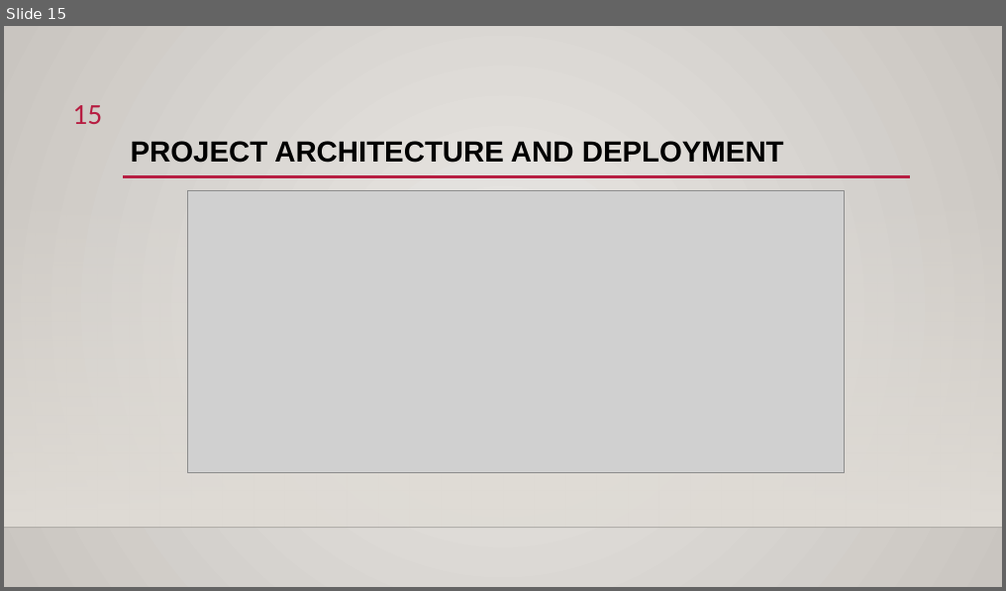
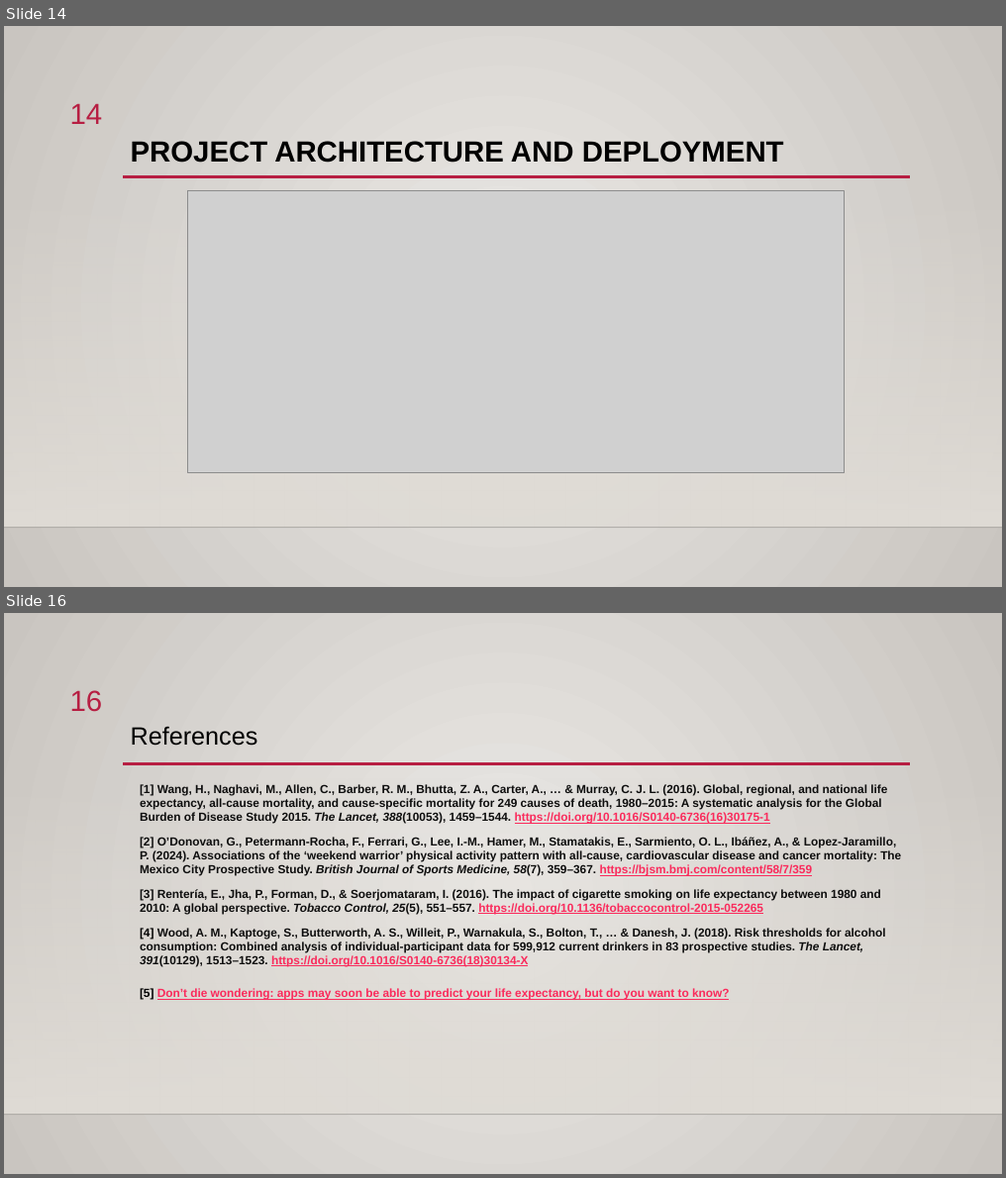
Before and after one commit to mahersalman/life-expectancy, a slide deck: Presentation.pptx. Shown one above the other, each under a label of ours: slide 15 before the commit, slides 14 and 16 after it; the slides between them are not shown. The pictures are 1006x591 and 1006x1178 pixels, drawn with LibreOffice and Linux fonts; fonts in the diff are those of the drawing; grey boxes stand for pictures; background and template pictures are left out. Boxes give left, top, right and bottom in pixels: in the first picture for what was removed or moved away, otherwise in the second. Text is boxed around its words. In the diff, an @@ line names an element or a change of style, - is before the commit and + after.

```diff
--- a/Presentation.pptx
+++ b/Presentation.pptx
@@ slide 16 added at (4, 613, 1002, 1174), background gradient #EBE9E6 to #C9C5C0; not listed: 3 template elements that a slide beside it also shows @@
@@ page number added at (70, 690, 103, 712), 28 pt, text #B71E42 @@
+16
@@ title added at (131, 726, 258, 746), 24 pt, text #000000 @@
+References
@@ text added at (140, 783, 901, 1000), 11.2 pt, text #0E0E0E, bold @@
+[1] Wang, H., Naghavi, M., Allen, C., Barber, R. M., Bhutta, Z. A., Carter, A., … & Murray, C. J. L. (2016). Global, regional, and national life expectancy, all-cause mortality, and cause-specific mortality for 249 causes of death, 1980–2015: A systematic analysis for the Global Burden of Disease Study 2015. The Lancet, 388(10053), 1459–1544. https://doi.org/10.1016/S0140-6736(16)30175-1
+[2] O’Donovan, G., Petermann-Rocha, F., Ferrari, G., Lee, I.-M., Hamer, M., Stamatakis, E., Sarmiento, O. L., Ibáñez, A., & Lopez-Jaramillo, P. (2024). Associations of the ‘weekend warrior’ physical activity pattern with all-cause, cardiovascular disease and cancer mortality: The Mexico City Prospective Study. British Journal of Sports Medicine, 58(7), 359–367. https://bjsm.bmj.com/content/58/7/359
+[3] Rentería, E., Jha, P., Forman, D., & Soerjomataram, I. (2016). The impact of cigarette smoking on life expectancy between 1980 and 2010: A global perspective. Tobacco Control, 25(5), 551–557. https://doi.org/10.1136/tobaccocontrol-2015-052265
+[4] Wood, A. M., Kaptoge, S., Butterworth, A. S., Willeit, P., Warnakula, S., Bolton, T., … & Danesh, J. (2018). Risk thresholds for alcohol consumption: Combined analysis of individual-participant data for 599,912 current drinkers in 83 prospective studies. The Lancet, 391(10129), 1513–1523. https://doi.org/10.1016/S0140-6736(18)30134-X
+[5] Don’t die wondering: apps may soon be able to predict your life expectancy, but do you want to know?
@@ what was slide 15 is now slide 14 @@
@@ page number at (70, 103, 103, 124): text changed; font Calibri to Arial @@
-15
+14
```
Also in this commit, not shown: 13 slides changed, 1 slide removed, 2 other files.
